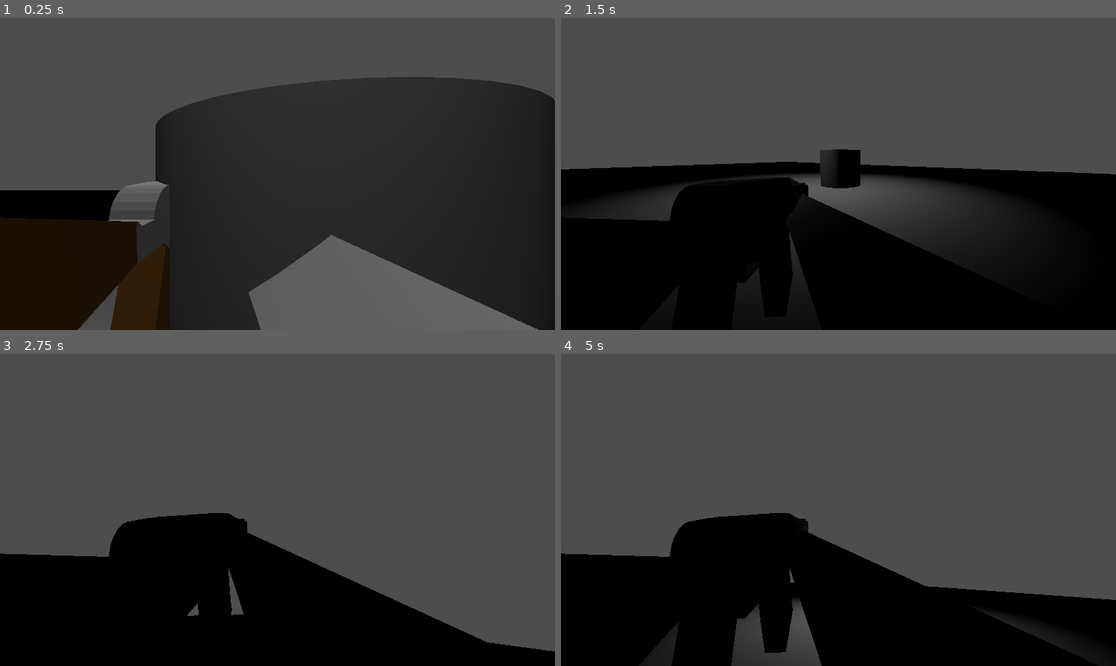
Above: before the commit, frames 1-4 (two rows, left to right).
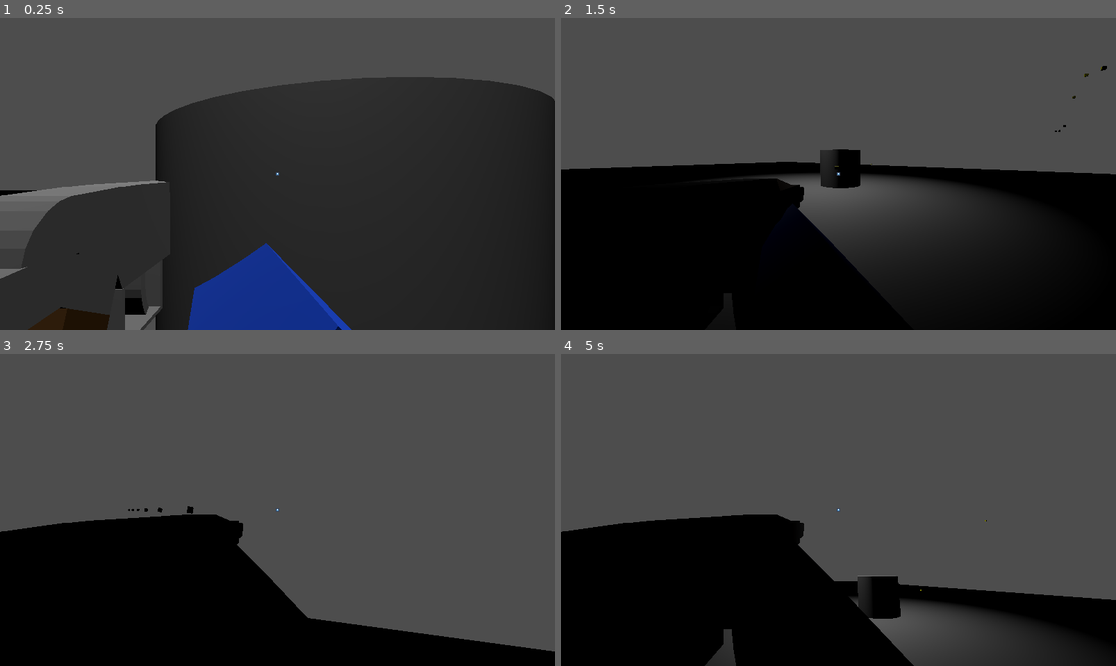
Above: after the commit, the same moments.

Repository: lostlp09/stimulationfps
Game: Godot game, scene res://node_3d.tscn
The game is run twice, just before and just after one commit, with the same random seed, the same clock (stepped at 60 frames per second) and the same inputs. The engine's default icon, where the game draws it, is replaced by a stand-in: a white triangle on a blue panel in a dark square.
Inputs (mouse positions are in pixels of both pictures, inside the frame that each line leads up to):
- Up to frame 1 (0.25 s): no input
- Up to frame 2 (1.5 s): tap Enter at 0.5 s; move the mouse to (960, 158) at 0.52 s; press the mouse at (960, 158) at 0.53 s; hold D (right) 0.53-1.28 s; tap Space (jump) at 0.77 s; move the mouse to (727, 189) at 1.27 s; release the mouse at (727, 189) at 1.28 s; hold S (back) from 1.28 s (still down); click (727, 189) at 1.35 s
- Up to frame 3 (2.75 s): tap Space (jump) at 1.52 s; move the mouse to (333, 441) at 2.02 s; release S (back) at 2.03 s; press the mouse at (333, 441) at 2.03 s; hold D (right) from 2.03 s (still down)
- Up to frame 4 (5 s): move the mouse to (810, 572) at 2.77 s; release D (right) at 2.78 s; release the mouse at (810, 572) at 2.78 s; hold W (forward) 2.78-3.53 s; click (810, 572) at 2.85 s; tap Space (jump) at 3.02, 3.77, 4.52 s; move the mouse to (1005, 556) at 3.52 s; press the mouse at (1005, 556) at 3.53 s; hold A (left) from 3.53 s (still down); move the mouse to (672, 463) at 4.27 s; release the mouse at (672, 463) at 4.28 s; click (672, 463) at 4.35 s

The runs differ from the first frame. In frame 1, 23% of the frame differs, in the area x 0-97%, y 49-100%; in frame 2, 4.6%; in frame 3, 6.9%; in frame 4, 11%.

Commit message:
added shooting i think

Diff:
--- /dev/null
+++ b/stimulationshooter/2dscene.tscn
@@ -0,0 +1,11 @@
+[gd_scene load_steps=2 format=3 uid="uid://bdwpnsrykuc8s"]
+
+[ext_resource type="Texture2D" uid="uid://bmdapsuq6gr56" path="res://icon.svg" id="1_08f0y"]
+
+[node name="2Dscene" type="Node2D"]
+
+[node name="Camera2D" type="Camera2D" parent="."]
+
+[node name="Sprite2D" type="Sprite2D" parent="Camera2D"]
+scale = Vector2(0.065, 0.065)
+texture = ExtResource("1_08f0y")
--- /dev/null
+++ b/stimulationshooter/SHOOT.gd
@@ -0,0 +1,47 @@
+extends Node3D
+
+@onready var bullet = $"../../Bullet"
+
+@onready  var player = $"../../CharacterBody3D"
+var clone
+var direction = Vector3.ZERO
+
+var dictionary:Array = []
+var cooldown = 0.2
+
+
+@onready var  kamera:Camera3D = $".."
+
+
+func _process(delta: float) -> void:
+
+
+	cooldown += delta
+
+
+	if Input.is_action_pressed("SHOOT") and cooldown >= 0.1:
+		cooldown = 0
+		clone = bullet.duplicate()
+		var forward_offset = -kamera.transform.basis.z * 0.5
+		var left_offset = -kamera.transform.basis.x * 0.015
+		 # z.B. leicht über Füße
+		clone.position = player.position  + left_offset + forward_offset
+		direction =  -kamera.transform.basis.z
+
+
+
+		dictionary.append({"bullet":clone,"diction":direction,})
+
+
+
+		bullet.get_parent().add_child(clone)
+
+
+
+
+
+	if clone != null:
+		for i in dictionary:
+			var bullet = i["bullet"]
+			var direction = i["diction"]
+			bullet.global_transform.origin += direction  * 6 * delta
--- a/stimulationshooter/beanplayer.gd
+++ b/stimulationshooter/beanplayer.gd
@@ -3,5 +3,6 @@
 
 # Called when the node enters the scene tree for the first time.
 func _ready() -> void:
+
+
 	Input.set_mouse_mode(Input.MOUSE_MODE_CAPTURED)
-	Input.set_mouse_mode(Input.MOUSE_MODE_HIDDEN)
--- a/stimulationshooter/camerascript.gd
+++ b/stimulationshooter/camerascript.gd
@@ -6,6 +6,7 @@
 
 
 var pitch:float = 0.0
+
 
 func _input(event: InputEvent) -> void:
 
@@ -29,8 +30,8 @@
 
 		pitch-= delta.y * 0.003
 
-		pitch = clamp(pitch,deg_to_rad(-89),deg_to_rad(89))
-		print(pitch)
+		pitch = clamp(pitch,deg_to_rad(-30),deg_to_rad(89))
+
 
 
 
--- a/stimulationshooter/node_3d.tscn
+++ b/stimulationshooter/node_3d.tscn
@@ -1,9 +1,11 @@
-[gd_scene load_steps=13 format=3 uid="uid://ck3b3856hxyq0"]
+[gd_scene load_steps=18 format=3 uid="uid://ck3b3856hxyq0"]
 
 [ext_resource type="Script" uid="uid://cow37h60cjnxk" path="res://character_body_3d.gd" id="1_a0tk4"]
 [ext_resource type="Script" uid="uid://bt5lr7xcp3anb" path="res://camerascript.gd" id="1_a202f"]
 [ext_resource type="Script" uid="uid://kyp1l33vrw5i" path="res://beanplayer.gd" id="1_noarx"]
 [ext_resource type="PackedScene" uid="uid://cgi8lj5rvmlk7" path="res://ak47.fbx" id="4_r3fl7"]
+[ext_resource type="Script" uid="uid://olh6hbd1b54i" path="res://SHOOT.gd" id="5_i5arm"]
+[ext_resource type="PackedScene" uid="uid://bdwpnsrykuc8s" path="res://2dscene.tscn" id="5_jka67"]
 
 [sub_resource type="CylinderMesh" id="CylinderMesh_a202f"]
 
@@ -15,12 +17,20 @@
 
 [sub_resource type="BoxMesh" id="BoxMesh_noarx"]
 
+[sub_resource type="StandardMaterial3D" id="StandardMaterial3D_r3fl7"]
+albedo_color = Color(0.00021861, 0.259591, 0.805468, 1)
+
 [sub_resource type="BoxMesh" id="BoxMesh_r3fl7"]
 
 [sub_resource type="BoxMesh" id="BoxMesh_a0tk4"]
 
 [sub_resource type="BoxShape3D" id="BoxShape3D_r3fl7"]
 size = Vector3(25.4182, 1, 16.1339)
+
+[sub_resource type="StandardMaterial3D" id="StandardMaterial3D_wc5p8"]
+albedo_color = Color(1, 1, 0, 1)
+
+[sub_resource type="BoxMesh" id="BoxMesh_jsk3o"]
 
 [node name="Node3D" type="Node3D"]
 
@@ -56,10 +66,12 @@
 transform = Transform3D(1, 0, 0, 0, 1, 0, 0, 0, 1, -0.00760126, 1.84519, 0.00175661)
 
 [node name="ak47" parent="Camera3D" instance=ExtResource("4_r3fl7")]
-transform = Transform3D(-0.00162054, -0.000807526, -0.188673, -0.000668621, 0.184996, -0.000811505, 0.129559, 0.000944619, -0.00236413, -0.219196, -0.429587, -0.702882)
+transform = Transform3D(-0.00162054, -0.000807526, -0.188673, -0.000668621, 0.184996, -0.000811505, 0.129559, 0.000944619, -0.00236413, -0.219196, -0.429587, -0.540414)
+script = ExtResource("5_i5arm")
 
 [node name="Hand" type="MeshInstance3D" parent="Camera3D/ak47"]
-transform = Transform3D(6.79773, -0.231049, 0.24986, 0.162723, 0.430043, 0.656242, -1.57885, -0.42647, 0.572284, 1.5688, 1.36017, -1.13353)
+transform = Transform3D(4.4364, -0.241132, 0.237602, 0.106198, 0.448809, 0.624046, -1.0304, -0.44508, 0.544208, 1.07637, 1.29889, -0.904954)
+material_override = SubResource("StandardMaterial3D_r3fl7")
 mesh = SubResource("BoxMesh_r3fl7")
 skeleton = NodePath("../../..")
 
@@ -74,4 +86,11 @@
 shape = SubResource("BoxShape3D_r3fl7")
 
 [node name="OmniLight3D" type="OmniLight3D" parent="."]
-transform = Transform3D(1, 0, 0, 0, 1, 0, 0, 0, 1, 0, 3.23537, 0)
+transform = Transform3D(1, 0, 0, 0, 1, 0, 0, 0, 1, 0.016717, 3.20164, -0.00880098)
+
+[node name="2Dscene" parent="." instance=ExtResource("5_jka67")]
+
+[node name="Bullet" type="MeshInstance3D" parent="."]
+transform = Transform3D(0.03, 0, 0, 0, 0.03, 0, 0, 0, 0.03, 0, 1.17927, -2.51476)
+material_override = SubResource("StandardMaterial3D_wc5p8")
+mesh = SubResource("BoxMesh_jsk3o")
--- a/stimulationshooter/project.godot
+++ b/stimulationshooter/project.godot
@@ -50,3 +50,8 @@
 "events": [Object(InputEventKey,"resource_local_to_scene":false,"resource_name":"","device":0,"window_id":0,"alt_presse …(189 unchanged characters)…
 ]
 }
+SHOOT={
+"deadzone": 0.2,
+"events": [Object(InputEventMouseButton,"resource_local_to_scene":false,"resource_name":"","device":-1,"window_id":0,"alt_pressed":false,"shift_pressed":false,"ctrl_pressed":false,"meta_pressed":false,"button_mask":0,"position":Vector2(0, 0),"global_position":Vector2(0, 0),"factor":1.0,"button_index":1,"canceled":false,"pressed":false,"double_click":false,"script":null)
+]
+}
Not shown, added: stimulationshooter/SHOOT.gd.uid
